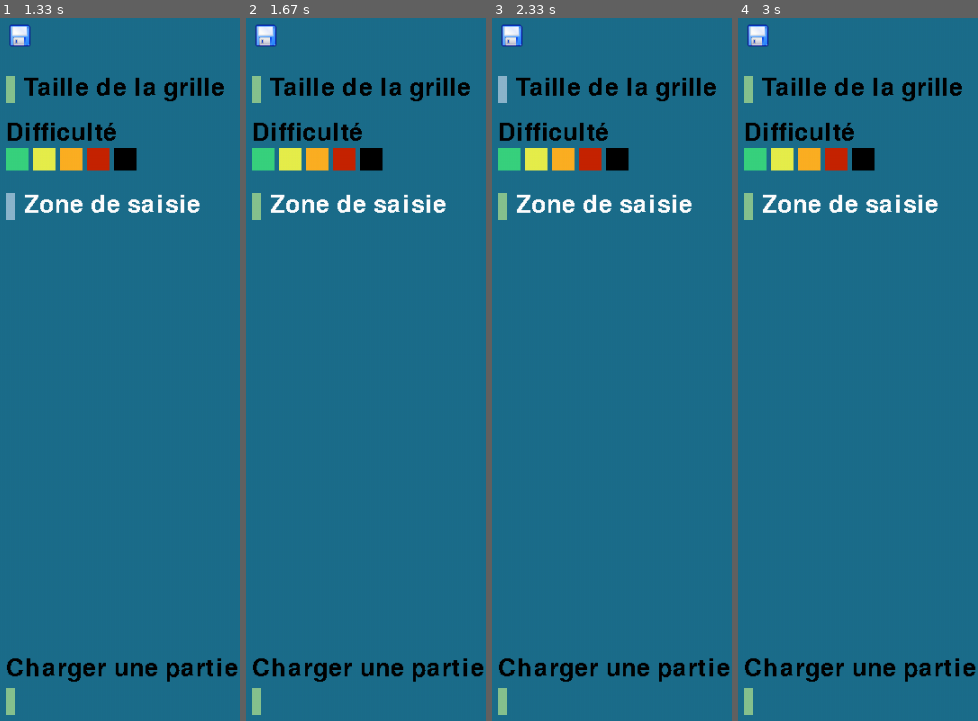
Above: before the commit, frames 1-4 (left to right).
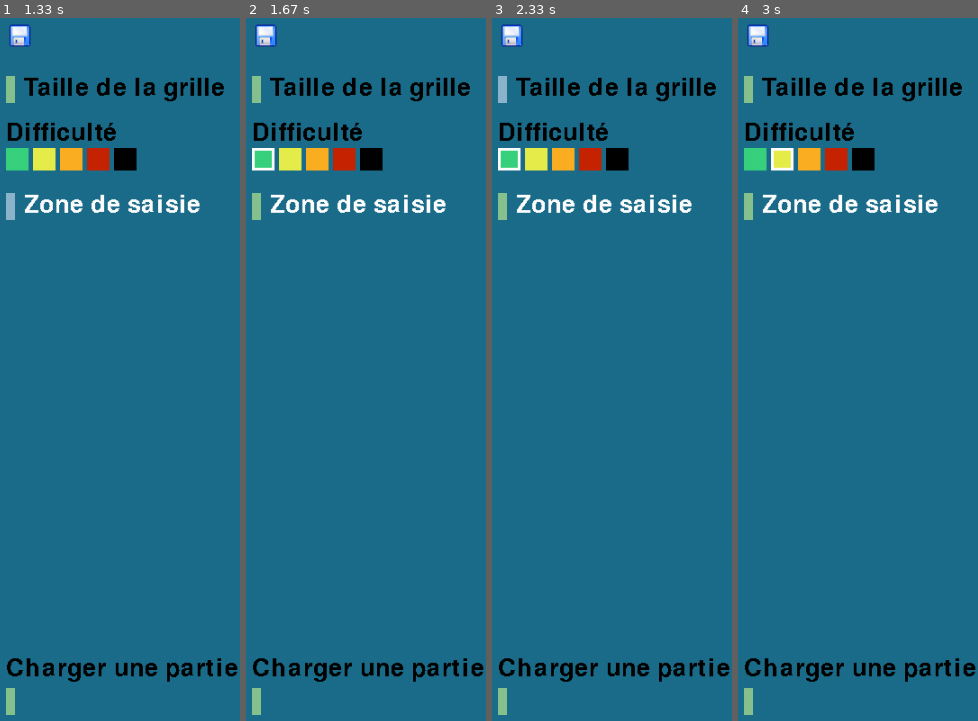
Above: after the commit, the same moments.

Repository: Inazo13/Sudoku
Game: pygame game, started from unofficialFileforPygameTesting.py
Same seed, same stepped clock (60 frames per second), same inputs: the game is played once before the commit and once after it.
Inputs (mouse positions are in pixels of both pictures, inside the frame that each line leads up to):
- Up to frame 1 (1.33 s): click (9, 699) at 0.38 s; click (outside the picture) at 0.72 s; click (9, 207) at 1.05 s
- Up to frame 2 (1.67 s): click (262, 158) at 1.38 s
- Up to frame 3 (2.33 s): click (501, 88) at 2.22 s
- Up to frame 4 (3 s): click (781, 158) at 2.55 s

Frame 1 is identical in both runs. In frame 2, 0.2% of the frame differs, in the area x 2-13%, y 18-22%; in frame 3, 0.2%; in frame 4, 0.2%.

Commit message:
Update unofficialFileforPygameTesting.py
ajout graphique pour la difficulté et police de la grille 2

Diff:
--- a/unofficialFileforPygameTesting.py
+++ b/unofficialFileforPygameTesting.py
@@ -226,6 +226,8 @@
         grilleEnCours=True
         if size==3:
             my_font = pygame.font.SysFont('microsofthimalaya', 80)
+        elif size==2:
+            my_font = pygame.font.SysFont('microsofthimalaya', 90)
         elif size==4:
             my_font = pygame.font.SysFont('microsofthimalaya', 60)
         elif size==6:
@@ -299,6 +301,18 @@
     pygame.draw.rect(screen, (198,36,3),hardplus_diff)
     pygame.draw.rect(screen, (0,0,1),demon_diff)
 
+    #esthétique bouton difficulté
+    if Diff==1:
+        pygame.draw.rect(screen, (255,255,255), pygame.Rect(740, 150, 25, 25), 3)
+    elif Diff==2:
+        pygame.draw.rect(screen, (255,255,255), pygame.Rect(770, 150, 25, 25), 3)
+    elif Diff==3:
+        pygame.draw.rect(screen, (255,255,255), pygame.Rect(800, 150, 25, 25), 3)
+    elif Diff==4:
+        pygame.draw.rect(screen, (255,255,255), pygame.Rect(830, 150, 25, 25), 3)
+    elif Diff==5:
+        pygame.draw.rect(screen, (255,255,255), pygame.Rect(860, 150, 25, 25), 3)
+
     # flip() the display to put your work on screen
     pygame.display.flip()
 
